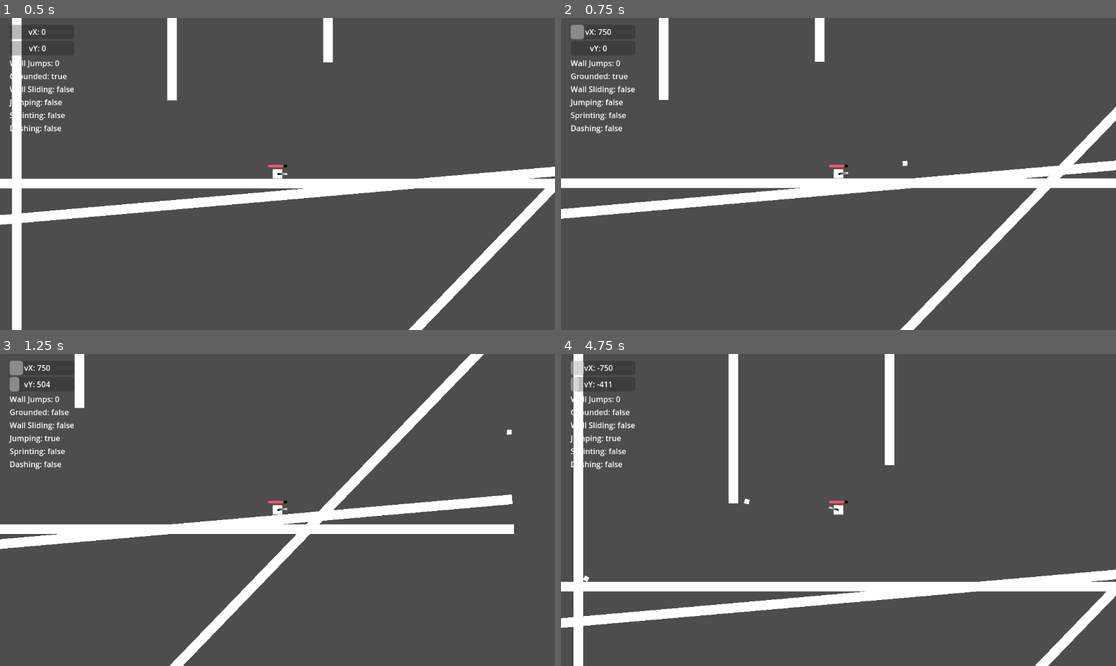
Above: before the commit, frames 1-4 (two rows, left to right).
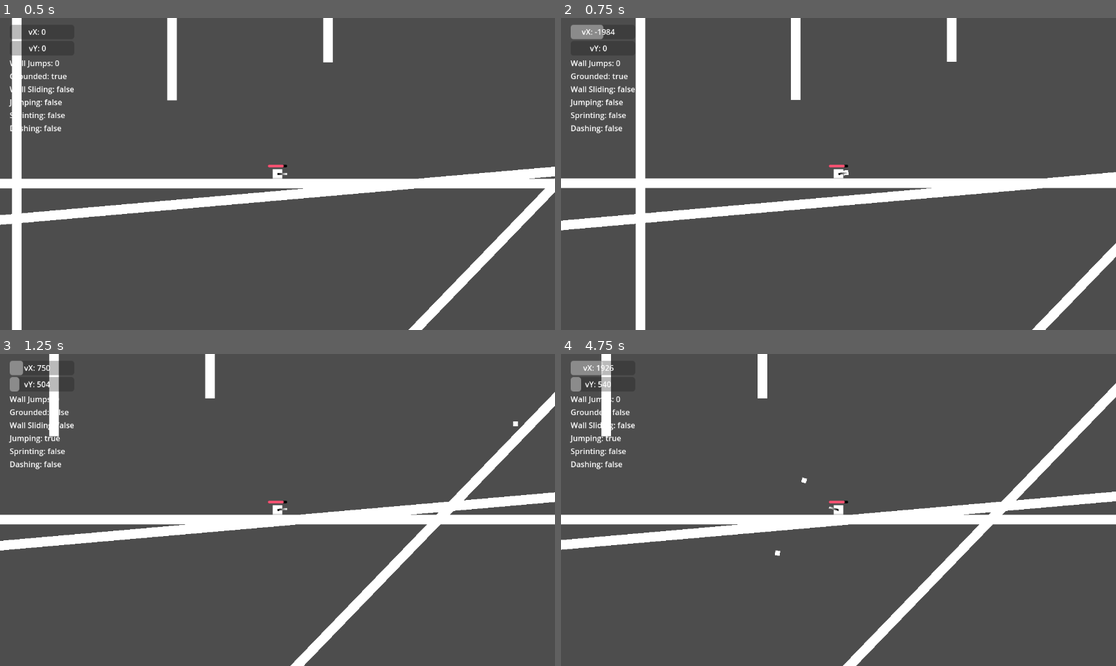
Above: after the commit, the same moments.

Repository: joesobo/BoxV1
Game: Godot game, scene res://main.tscn
Two runs of this game, one before a commit and one after it. Both use one fixed random seed, a clock stepped at 60 frames per second and the inputs below.
Inputs (mouse positions are in pixels of both pictures, inside the frame that each line leads up to):
- Up to frame 1 (0.5 s): no input
- Up to frame 2 (0.75 s): move the mouse to (960, 158) at 0.52 s; hold Right (right) from 0.53 s (still down); click (960, 158) at 0.6 s
- Up to frame 3 (1.25 s): keep holding Right (right); tap Up (jump) at 0.77 s
- Up to frame 4 (4.75 s): move the mouse to (727, 525) at 1.27 s; tap Ctrl (dash) at 1.35, 4.35 s; tap Up (jump) at 1.52, 3.02, 3.77, 4.52 s; click (727, 525) at 1.55 s; move the mouse to (894, 441) at 2.02 s; release Right (right) at 2.03 s; hold Left (left) 2.03-2.78 s; click (894, 441) at 2.1 s; move the mouse to (810, 572) at 2.77 s; hold Right (right) 2.78-4.28 s; tap Shift (sprint) at 2.85 s; click (810, 572) at 3.05 s; move the mouse to (1005, 556) at 3.52 s; click (1005, 556) at 3.6 s; move the mouse to (672, 463) at 4.27 s; hold Left (left) from 4.28 s (still down); click (672, 463) at 4.55 s

Frame 1 is identical in both runs. In frame 2, 11% of the frame differs, in the area x 0-100%, y 0-100%; in frame 3, 11%; in frame 4, 18%.

Commit message:
shooting knockback

Diff:
--- a/Gun.gd
+++ b/Gun.gd
@@ -2,14 +2,24 @@
 
 @export var bullet_scene: PackedScene
 @export var bullet_speed: float = 500
+@export var knockback_time: float = 0.1
 
 
 func _process(_delta):
 	look_at(get_global_mouse_position())
 
 	if Input.is_action_just_pressed("shoot"):
+		var player := get_node("../../Player")
 		var bullet = bullet_scene.instantiate()
 
+		# Knockback on shoot
+		player.knockback_direction = Vector2(1, 0).rotated(rotation)
+
+		# Stop knockback after a while
+		await get_tree().create_timer(knockback_time).timeout
+		player.knockback_direction = Vector2.ZERO
+
+		# Spawn bullet
 		bullet.position = $SpawnPosition.get_global_position()
 		bullet.rotation_degrees = rotation_degrees
 		bullet.set_linear_velocity(Vector2(bullet_speed, 0).rotated(rotation))
--- a/PlayerController.gd
+++ b/PlayerController.gd
@@ -8,6 +8,7 @@
 @export var max_wall_jump_count := 3
 @export var dash_speed := 2000
 @export var dash_time := 0.1
+@export var knockback_speed := 1000
 
 @export var fall_multiplier := 60
 @export var low_jump_multiplier := 100
@@ -16,6 +17,7 @@
 @export var is_sliding := false
 @export var is_sprinting := false
 @export var is_jumping := false
+@export var knockback_direction := Vector2.ZERO
 
 @export var dashing := false
 var can_dash := false
@@ -119,6 +121,11 @@
 		velocity.y += GRAVITY * fall_multiplier * delta
 
 
+func knockback():
+	if knockback_direction != Vector2.ZERO:
+		velocity = -knockback_direction * knockback_speed
+
+
 func get_input(delta):
 	if Input.is_action_pressed("left"):
 		input.x = -1
@@ -144,6 +151,8 @@
 
 	fall(delta)
 
+	knockback()
+
 
 func _physics_process(delta):
 	get_input(delta)
--- a/bullet.tscn
+++ b/bullet.tscn
@@ -6,6 +6,7 @@
 size = Vector2(1, 1)
 
 [node name="Bullet" type="RigidBody2D"]
+gravity_scale = 2.66454e-15
 
 [node name="Sprite2D" type="Sprite2D" parent="."]
 scale = Vector2(10, 10)
--- a/main.tscn
+++ b/main.tscn
@@ -45,6 +45,7 @@
 speed = 750
 max_wall_jump_count = 5
 dash_speed = 3000
+knockback_speed = 2000
 
 [node name="Camera2D" type="Camera2D" parent="Player"]
 
